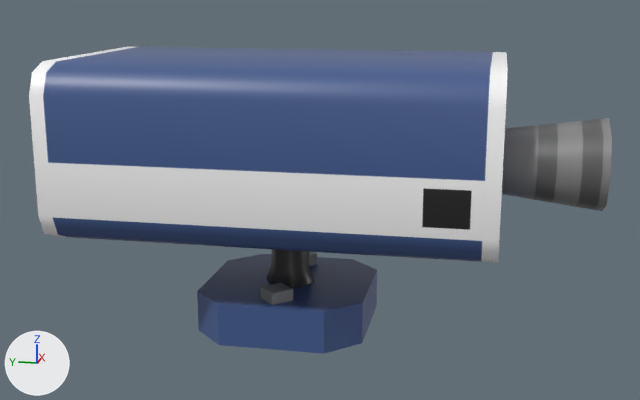
Renders of the glTF model Blends/prop-camera.glb from each side of a commit.
The view is the same before and after, from a 50 mm camera at (-1.53, -0.362, 0.576) aimed at (-0.007, -0.058, 0.196). Every picture has the same lights, and +X, +Y and +Z are marked at lower left. Where no turn or scale is listed for an object, it has been applied to the vertices.

The older version as bpy lines, for what is in view:
```python
me_prop_camera = bpy.data.meshes.new('prop-camera')
me_prop_camera.from_pydata(...)  # 71 vertices, 112 faces; spans x -0.225..0.225, y -0.531..0.375, z -0.062..0.413
me_prop_camera.materials.append(mat_prop_camera)
me_prop_camera_base = bpy.data.meshes.new('prop-camera-base')
me_prop_camera_base.from_pydata(...)  # 32 vertices, 42 faces; spans x -0.15..0.15, y -0.15..0.15, z -0.038..0.059
me_prop_camera_base.materials.append(mat_prop_camera)
ob_prop_camera = bpy.data.objects.new('prop-camera', me_prop_camera)
ob_prop_camera.location = (0.0, 0.0, 0.037)
ob_prop_camera_base = bpy.data.objects.new('prop-camera-base', me_prop_camera_base)
ob_prop_camera_base.location = (0.0, 0.0, 0.0)
```
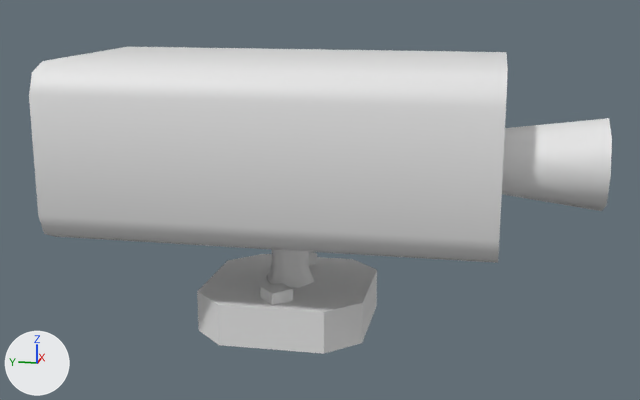
Boxes [x1, y1, x2, y2] around the edits, measured in the pictures (640 x 400 px):
'prop-camera', recoloured
    both: [29, 47, 612, 288]
'prop-camera-base', recoloured (blue to grey)
    both: [197, 252, 377, 354]

Diff of the bpy script that builds the scene:
```diff
--- a/Blends/prop-camera.glb.py
+++ b/Blends/prop-camera.glb.py
@@ me_prop_camera_base @@
 me_prop_camera_base.from_pydata(...)  # 32 vertices, 42 faces; spans x -0.15..0.15, y -0.15..0.15, z -0.038..0.059
-me_prop_camera_base.materials.append(mat_prop_camera)
@@ me_prop_camera @@
 me_prop_camera.from_pydata(...)  # 71 vertices, 112 faces; spans x -0.225..0.225, y -0.531..0.375, z -0.062..0.413
-me_prop_camera.materials.append(mat_prop_camera)
```
